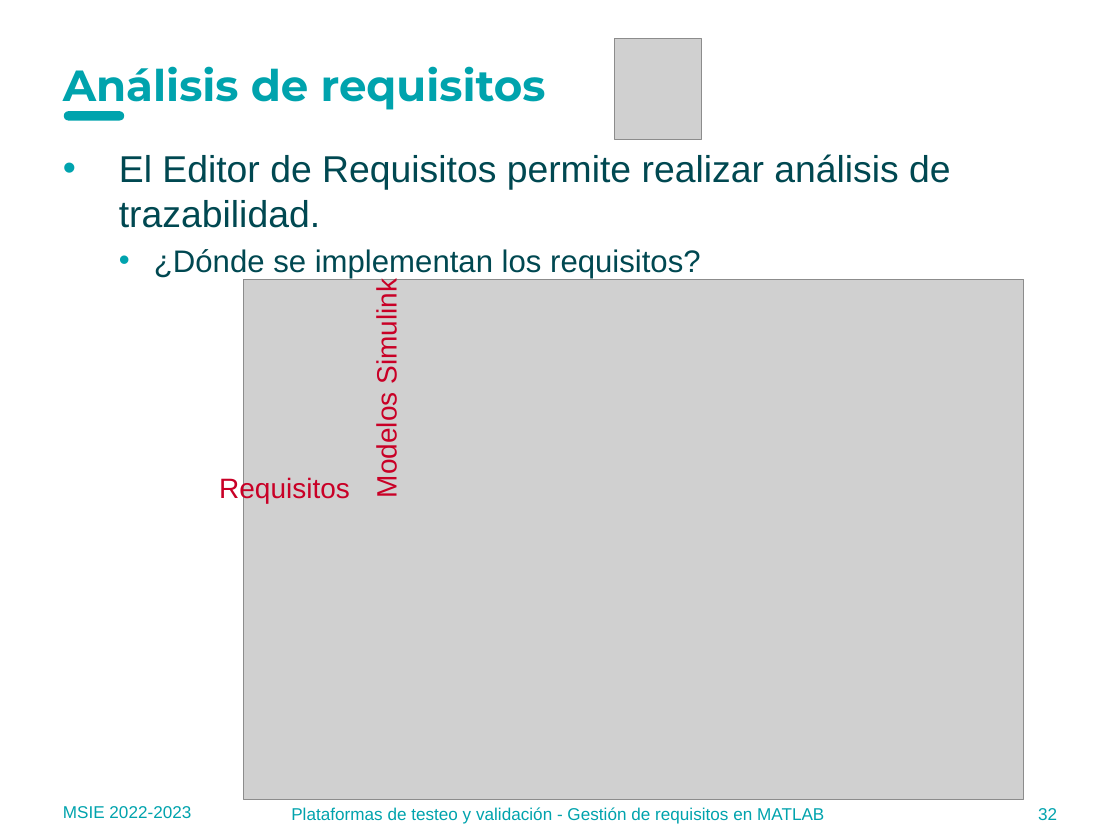
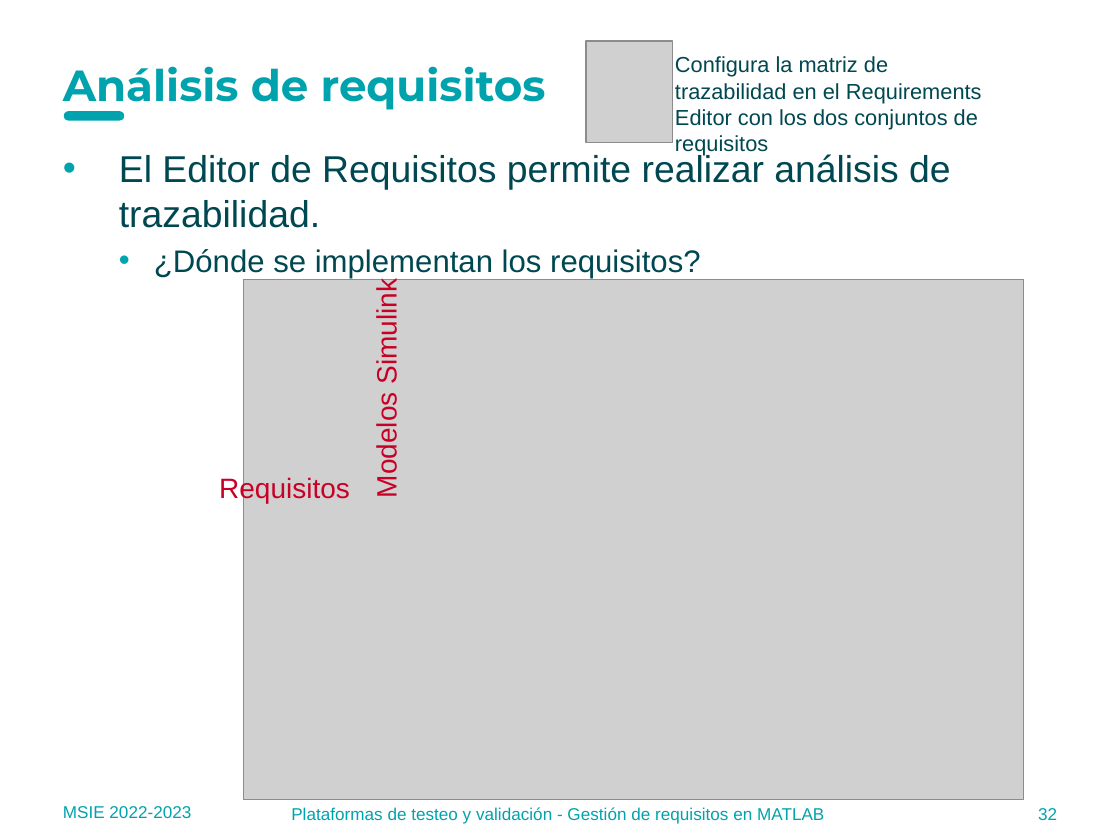
Before and after one commit to MU-MATHWORKS/MODEL-BASED-LIFE-CYCLE-WITH-MATLAB-SIMULINK, a slide deck: slide 32 of 2_PHASE3_Requirements/docs/2.2 Requirements management in MATLAB_ES.pptx. Drawn at 1120x840 pixels with LibreOffice and Linux fonts; fonts in the diff are those of the drawing; grey boxes stand for pictures; background and template pictures are left out. Boxes give left, top, right and bottom in pixels: in the first picture for what was removed or moved away, otherwise in the second. Text is boxed around its words. In the diff, an @@ line names an element or a change of style, - is before the commit and + after.

```diff
--- a/2_PHASE3_Requirements/docs/2.2 Requirements management in MATLAB_ES.pptx
+++ b/2_PHASE3_Requirements/docs/2.2 Requirements management in MATLAB_ES.pptx
@@ picture: place and size @@
-picture at [615, 38, 701, 140]
+picture at [586, 41, 672, 143]
@@ text added at [675, 56, 982, 156], 14 pt, text #004851 @@
+Configura la matriz de trazabilidad en el Requirements Editor con los dos conjuntos de requisitos
```
Also in this commit, not shown: 8 other slides changed, 24 other files.
